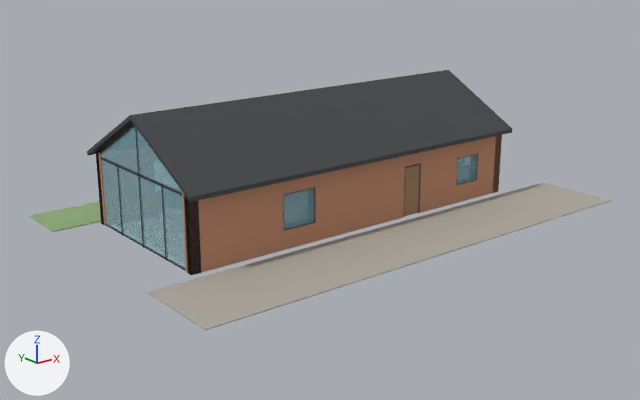
The glTF model models/barn.glb, before and after one commit.
Camera for both pictures: a camera (50 mm lens) standing at (-15.23, -34.07, 12.34) and looking at (8.07, -4.95, 0.7). The lights are fixed; the arrows at lower left show +X, +Y and +Z. The first picture is the older version.

The first picture shows 'courtyard_cobbles_context', 'courtyard_entry', 'courtyard_wall_living_courtyard_window_sill', 'courtyard_wall_pier_0', 'courtyard_wall_pier_1', 'courtyard_wall_pier_2', 'courtyard_wall_pier_end', 'front_glass_gable', 'front_right_black_surround', 'living_courtyard_window', 'roof_courtyard_slope', 'tractor_lane_context' and 15 more.
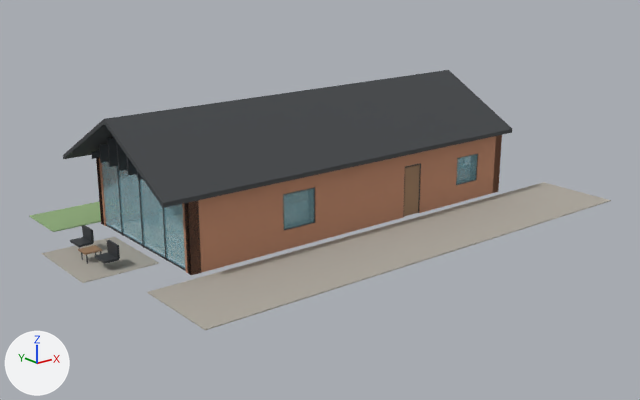
Pixel boxes [x1, y1, x2, y2] of what changed, in the pictures (640 x 400 px):
'selected_upper_gable_veil_roof_courtyard_extension', added
    after: [104, 115, 190, 208]
'valley_permeable_patio', added
    after: [41, 237, 159, 283]
'selected_upper_gable_veil_roof_lane_extension', added
    after: [63, 119, 112, 159]
'selected_upper_gable_veil_fin_03', added
    after: [107, 137, 118, 167]
'selected_upper_gable_veil_fin_04', added
    after: [116, 141, 127, 171]
'valley_chair_2_back', added
    after: [107, 240, 120, 259]
'valley_chair_2_seat', added
    after: [95, 252, 119, 264]
'selected_upper_gable_veil_fin_02', added
    after: [99, 144, 109, 163]
'valley_chair_1_back', added
    after: [82, 225, 94, 243]
'valley_chair_1_seat', added
    after: [70, 237, 93, 247]
'valley_coffee_table_top', added
    after: [78, 245, 102, 255]
'selected_upper_gable_veil_fin_05', added
    after: [127, 157, 137, 175]
'selected_upper_gable_veil_fin_01', added
    after: [91, 150, 100, 159]
'selected_upper_gable_veil_fin_06', added (mostly hidden)
    after: [137, 171, 143, 180]

What changed in the scene script:
```text
Add me_selected_upper_gable_veil_roof_courtyard_extension:
    me_selected_upper_gable_veil_roof_courtyard_extension.from_pydata([(-0.18, -7.95, 3.14), (-0.18, -3.75, 5.38), (-0.18, -3.75, 5.2), (-1.25, -7.95, 3.14), (-1.25, -3.75, 5.2), (-1.25, -3.75, 5.38), (-0.18, -7.95, 2.96), (-1.25, -7.95, 2.96)], [], [(0, 1, 2), (3, 4, 5), (0, 2, 6), (3, 7, 4), (3, 5, 1), (3, 1, 0), (5, 4, 2), (5, 2, 1), (4, 7, 6), (4, 6, 2), (7, 3, 0), (7, 0, 6)])
    me_selected_upper_gable_veil_roof_courtyard_extension.materials.append(mat_roof)  # dark grey #424548
Add me_selected_upper_gable_veil_roof_lane_extension:
    me_selected_upper_gable_veil_roof_lane_extension.from_pydata([(-0.18, 0.45, 2.96), (-0.18, -3.75, 5.2), (-0.18, -3.75, 5.38), (-1.25, 0.45, 2.96), (-1.25, -3.75, 5.38), (-1.25, -3.75, 5.2), (-0.18, 0.45, 3.14), (-1.25, 0.45, 3.14)], [], [(0, 1, 2), (3, 4, 5), (0, 2, 6), (3, 7, 4), (3, 5, 1), (3, 1, 0), (5, 4, 2), (5, 2, 1), (4, 7, 6), (4, 6, 2), (7, 3, 0), (7, 0, 6)])
    me_selected_upper_gable_veil_roof_lane_extension.materials.append(mat_roof)  # dark grey #424548
Add ob_valley_coffee_table_top:
    ob_valley_coffee_table_top = bpy.data.objects.new('valley_coffee_table_top', me_valley_coffee_table_top)  # a box spanning x -2.55..-1.85, y -4.05..-3.45, z 0.38..0.44; in mat_oak (brown #9e7c5d)
    ob_valley_coffee_table_top.location = (0.0, 0.0, 0.0)
Add ob_valley_chair_2_back:
    ob_valley_chair_2_back = bpy.data.objects.new('valley_chair_2_back', me_valley_chair_2_back)  # a box spanning x -1.82..-1.72, y -5.25..-4.45, z 0.4..0.92; in mat_frame (dark grey #35383c)
    ob_valley_chair_2_back.location = (0.0, 0.0, 0.0)
Add ob_valley_chair_2_seat:
    ob_valley_chair_2_seat = bpy.data.objects.new('valley_chair_2_seat', me_valley_chair_2_seat)  # a box spanning x -2.35..-1.75, y -5.25..-4.45, z 0.34..0.43; in mat_frame (dark grey #35383c)
    ob_valley_chair_2_seat.location = (0.0, 0.0, 0.0)
Add ob_valley_chair_1_back:
    ob_valley_chair_1_back = bpy.data.objects.new('valley_chair_1_back', me_valley_chair_1_back)  # a box spanning x -1.82..-1.72, y -3.05..-2.25, z 0.4..0.92; in mat_frame (dark grey #35383c)
    ob_valley_chair_1_back.location = (0.0, 0.0, 0.0)
Add ob_valley_chair_1_seat:
    ob_valley_chair_1_seat = bpy.data.objects.new('valley_chair_1_seat', me_valley_chair_1_seat)  # a box spanning x -2.35..-1.75, y -3.05..-2.25, z 0.34..0.43; in mat_frame (dark grey #35383c)
    ob_valley_chair_1_seat.location = (0.0, 0.0, 0.0)
Add ob_valley_permeable_patio:
    ob_valley_permeable_patio = bpy.data.objects.new('valley_permeable_patio', me_valley_permeable_patio)  # a box spanning x -3.4..-0.3, y -5.65..-1.85, z -0.02..0.0; in mat_cobble (grey #afaaa0)
    ob_valley_permeable_patio.location = (0.0, 0.0, 0.0)
Add ob_selected_upper_gable_veil_fin_06:
    ob_selected_upper_gable_veil_fin_06 = bpy.data.objects.new('selected_upper_gable_veil_fin_06', me_selected_upper_gable_veil_fin_06)  # a box spanning x -0.42..-0.06, y -4.58..-4.52, z 3.06..4.63; in mat_frame (dark grey #35383c)
    ob_selected_upper_gable_veil_fin_06.location = (0.0, 0.0, 0.0)
Add ob_selected_upper_gable_veil_fin_05:
    ob_selected_upper_gable_veil_fin_05 = bpy.data.objects.new('selected_upper_gable_veil_fin_05', me_selected_upper_gable_veil_fin_05)  # a box spanning x -0.42..-0.06, y -3.78..-3.72, z 3.06..5.06; in mat_frame (dark grey #35383c)
    ob_selected_upper_gable_veil_fin_05.location = (0.0, 0.0, 0.0)
Add ob_selected_upper_gable_veil_fin_04:
    ob_selected_upper_gable_veil_fin_04 = bpy.data.objects.new('selected_upper_gable_veil_fin_04', me_selected_upper_gable_veil_fin_04)  # a box spanning x -0.42..-0.06, y -2.98..-2.92, z 3.06..4.63; in mat_frame (dark grey #35383c)
    ob_selected_upper_gable_veil_fin_04.location = (0.0, 0.0, 0.0)
Add ob_selected_upper_gable_veil_fin_03:
    ob_selected_upper_gable_veil_fin_03 = bpy.data.objects.new('selected_upper_gable_veil_fin_03', me_selected_upper_gable_veil_fin_03)  # a box spanning x -0.42..-0.055, y -2.185..-2.115, z 3.06..4.207; in mat_frame (dark grey #35383c)
    ob_selected_upper_gable_veil_fin_03.location = (0.0, 0.0, 0.0)
Add ob_selected_upper_gable_veil_fin_02:
    ob_selected_upper_gable_veil_fin_02 = bpy.data.objects.new('selected_upper_gable_veil_fin_02', me_selected_upper_gable_veil_fin_02)  # a box spanning x -0.42..-0.055, y -1.385..-1.315, z 3.06..3.78; in mat_frame (dark grey #35383c)
    ob_selected_upper_gable_veil_fin_02.location = (0.0, 0.0, 0.0)
Add ob_selected_upper_gable_veil_fin_01:
    ob_selected_upper_gable_veil_fin_01 = bpy.data.objects.new('selected_upper_gable_veil_fin_01', me_selected_upper_gable_veil_fin_01)  # a box spanning x -0.42..-0.055, y -0.585..-0.515, z 3.06..3.353; in mat_frame (dark grey #35383c)
    ob_selected_upper_gable_veil_fin_01.location = (0.0, 0.0, 0.0)
Add ob_selected_upper_gable_veil_roof_courtyard_extension:
    ob_selected_upper_gable_veil_roof_courtyard_extension = bpy.data.objects.new('selected_upper_gable_veil_roof_courtyard_extension', me_selected_upper_gable_veil_roof_courtyard_extension)
    ob_selected_upper_gable_veil_roof_courtyard_extension.location = (0.0, 0.0, 0.0)
Add ob_selected_upper_gable_veil_roof_lane_extension:
    ob_selected_upper_gable_veil_roof_lane_extension = bpy.data.objects.new('selected_upper_gable_veil_roof_lane_extension', me_selected_upper_gable_veil_roof_lane_extension)
    ob_selected_upper_gable_veil_roof_lane_extension.location = (0.0, 0.0, 0.0)
```
